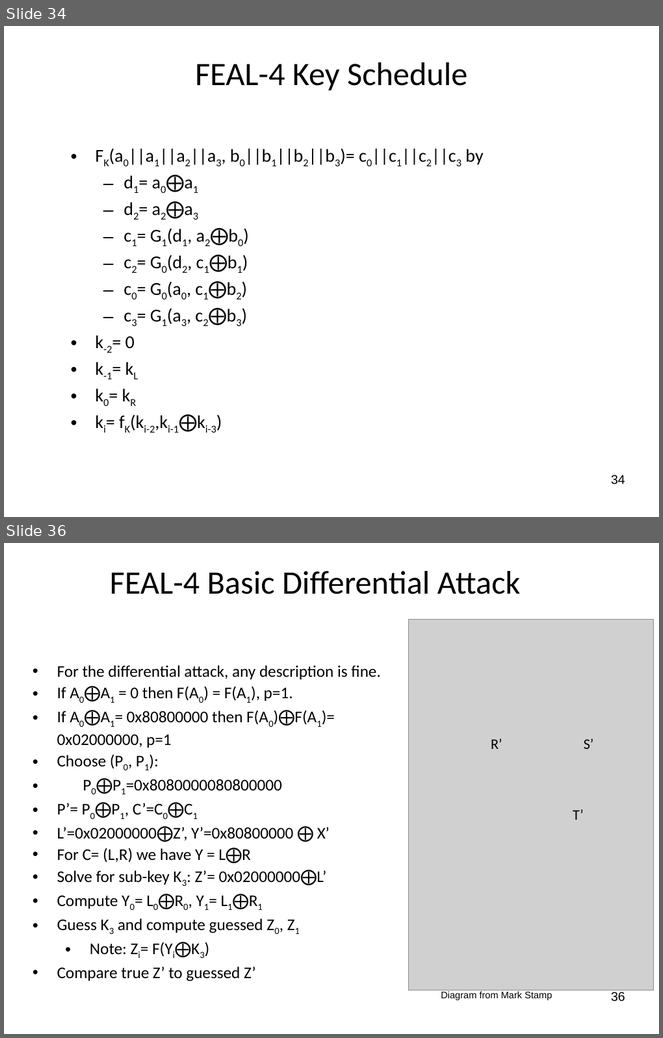
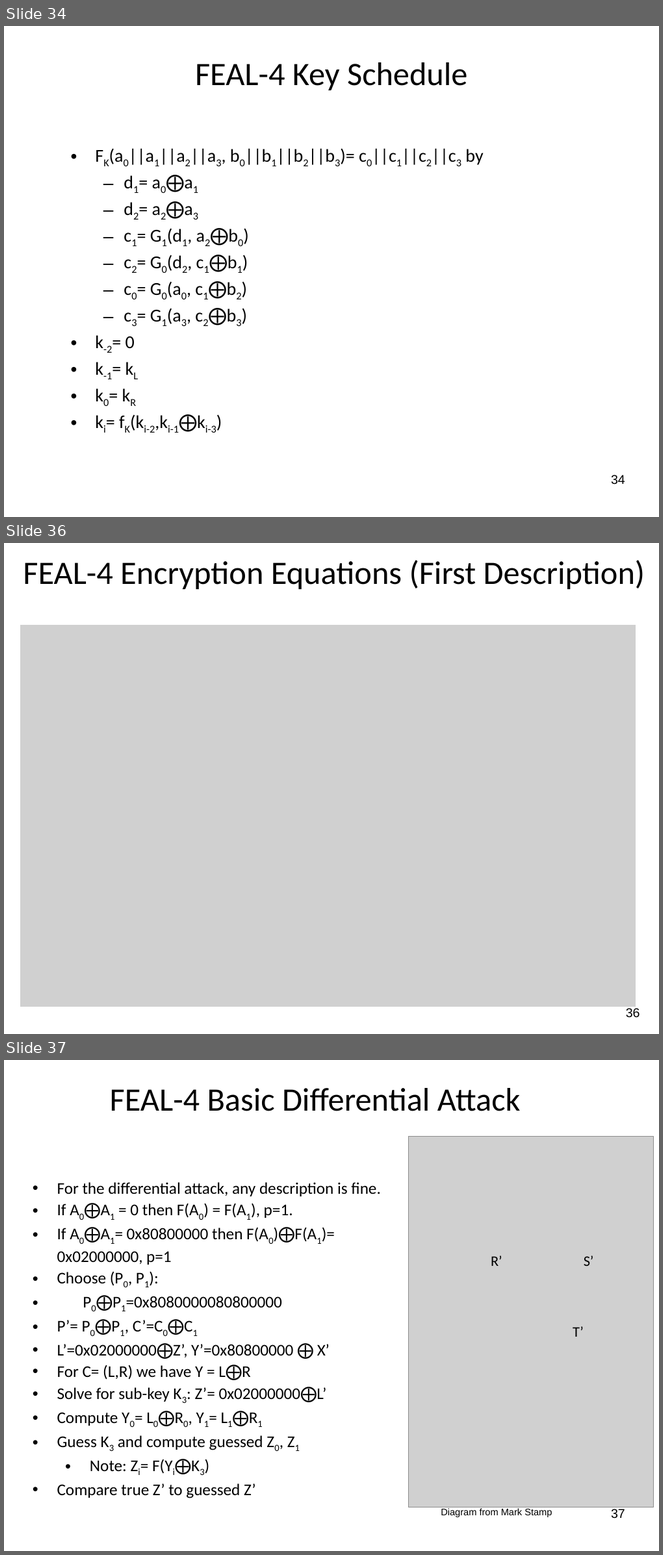
Before and after one commit to jlmucb/class_notes, a slide deck: BerkeleyClass/CS290Spring2013/Lectures/Cryptoclass4.pptx. Shown one above the other, each under a label of ours: slides 34 and 36 before the commit, slides 34, 36 and 37 after it; the slides between them are not shown. The pictures are 663x1038 and 663x1555 pixels, drawn with LibreOffice and Linux fonts; fonts in the diff are those of the drawing; grey boxes stand for pictures. Boxes give left, top, right and bottom in pixels: in the first picture for what was removed or moved away, otherwise in the second. Text is boxed around its words. In the diff, an @@ line names an element or a change of style, - is before the commit and + after.

Commit message:
updated FEAL

```diff
--- a/BerkeleyClass/CS290Spring2013/Lectures/Cryptoclass4.pptx
+++ b/BerkeleyClass/CS290Spring2013/Lectures/Cryptoclass4.pptx
@@ slide 36 added at (4,543,659,1034), background #FFFFFF @@
@@ title added at (23,560,646,589), 36 pt, text #000000 @@
+FEAL-4 Encryption Equations (First Description)
@@ picture added at (20,625,636,1007) @@
@@ page number added at (626,1008,640,1018), 14 pt, text #000000 @@
+36
@@ what was slide 36 is now slide 37 @@
@@ page number at (611,1509,625,1519): text changed @@
-36
+37
```
Also in this commit, not shown: 3 slides changed.
